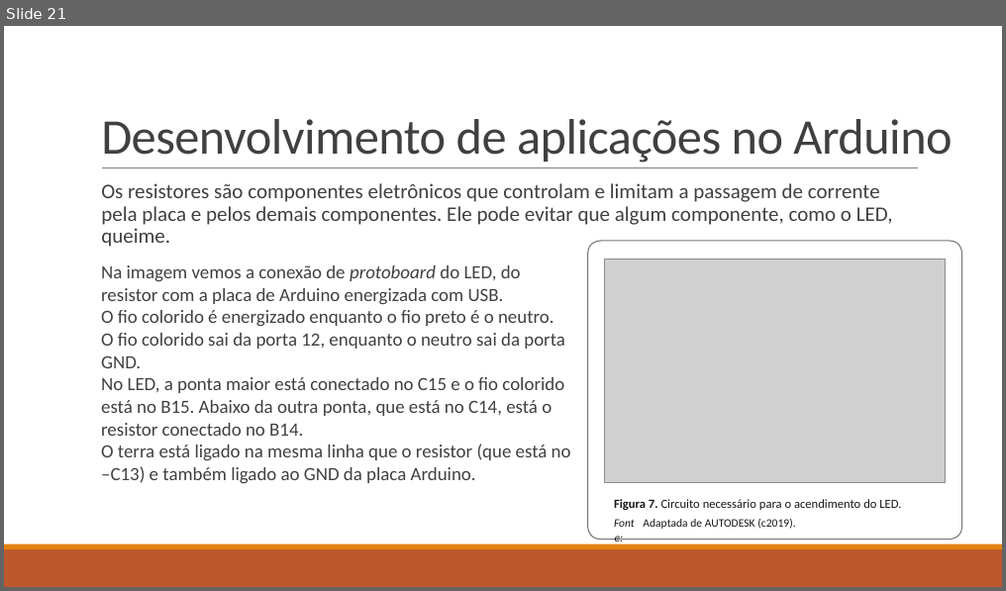
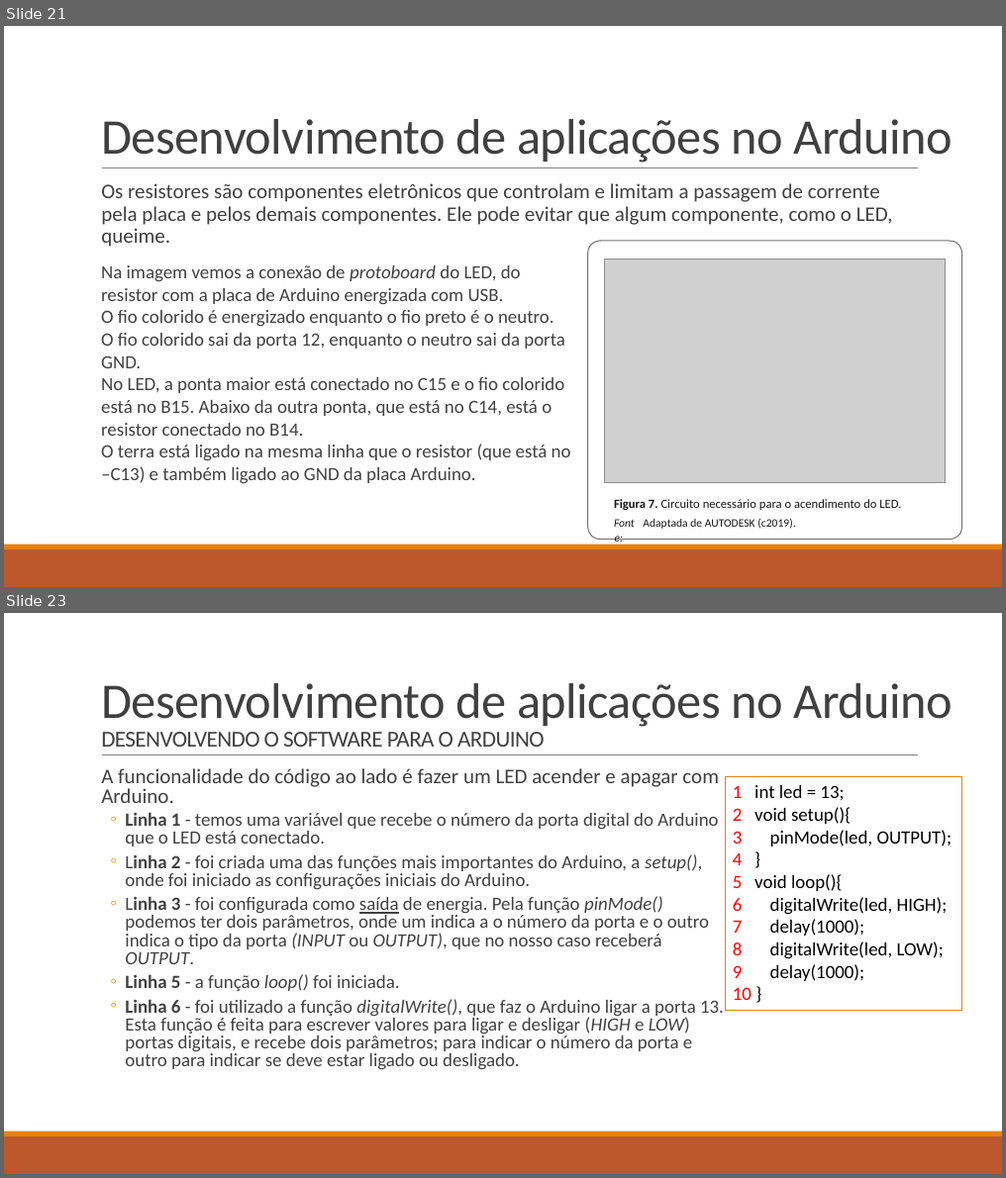
Before and after one commit to LucasHerculanoAmaro/Minhas-Aulas, a slide deck: Eugenio Mariz de Oliveira Netto/Programação de Aplicativos Mobile II/Aula 9/Introdução à Internet das Coisas na plataforma Arduíno.pptx. Shown one above the other, each under a label of ours: slide 21 before the commit, slides 21 and 23 after it; the slides between them are not shown. The pictures are 1006x591 and 1006x1178 pixels, drawn with LibreOffice and Linux fonts; fonts in the diff are those of the drawing; grey boxes stand for pictures. Boxes give left, top, right and bottom in pixels: in the first picture for what was removed or moved away, otherwise in the second. Text is boxed around its words. In the diff, an @@ line names an element or a change of style, - is before the commit and + after.

Commit message:
terminando aula 9 de Desenvolvimento Móvel

```diff
--- a/Eugenio Mariz de Oliveira Netto/Programação de Aplicativos Mobile II/Aula 9/Introdução à Internet das Coisas na plataforma Arduíno.pptx
+++ b/Eugenio Mariz de Oliveira Netto/Programação de Aplicativos Mobile II/Aula 9/Introdução à Internet das Coisas na plataforma Arduíno.pptx
@@ slide 23 added at [4, 613, 1002, 1174], background #FFFFFF; not listed: 3 template elements that a slide beside it also shows @@
@@ title added at [101, 683, 951, 747], 48 pt, text #404040 @@
+Desenvolvimento de aplicações no Arduino
+DESENVOLVENDO O SOFTWARE PARA O ARDUINO
@@ text added at [101, 768, 724, 1070], 18 pt, text #404040 @@
+  A funcionalidade do código ao lado é fazer um LED acender e apagar com Arduino.
+  ◦ Linha 1 - temos uma variável que recebe o número da porta digital do Arduino que o LED está conectado.
+  ◦ Linha 2 - foi criada uma das funções mais importantes do Arduino, a setup(), onde foi iniciado as configurações iniciais do Arduino.
+  ◦ Linha 3 - foi configurada como saída de energia. Pela função pinMode() podemos ter dois parâmetros, onde um indica a o número da porta e o outro indica o tipo da porta (INPUT ou OUTPUT), que no nosso caso receberá OUTPUT.
+  ◦ Linha 5 - a função loop() foi iniciada.
+  ◦ Linha 6 - foi utilizado a função digitalWrite(), que faz o Arduino ligar a porta 13. Esta função é feita para escrever valores para ligar e desligar (HIGH e LOW) portas digitais, e recebe dois parâmetros; para indicar o número da porta e outro para indicar se deve estar ligado ou desligado.
@@ rectangle added at [726, 776, 962, 1011], fill #FFFFFF, outline #E48312 0.75 pt, 18 pt, text #000000 @@
+1 int led = 13;
+2 void setup(){
+3 pinMode(led, OUTPUT);
+4 }
+5 void loop(){
+6 digitalWrite(led, HIGH);
+7 delay(1000);
+8 digitalWrite(led, LOW);
+9 delay(1000);
+10 }
```
Also in this commit, not shown: 2 slides changed, 2 other slides added.
